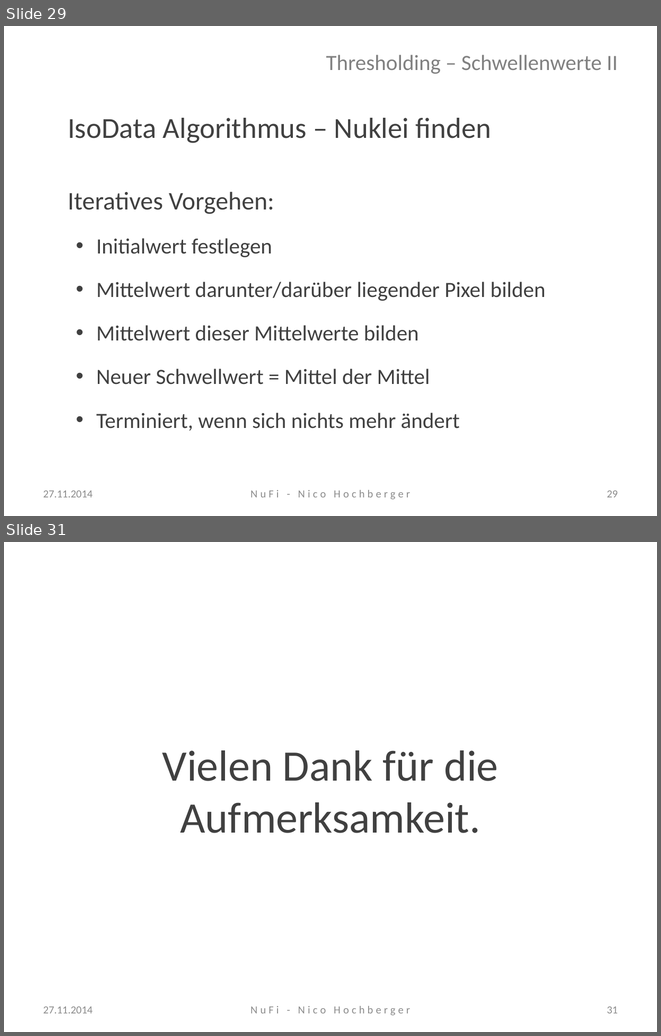
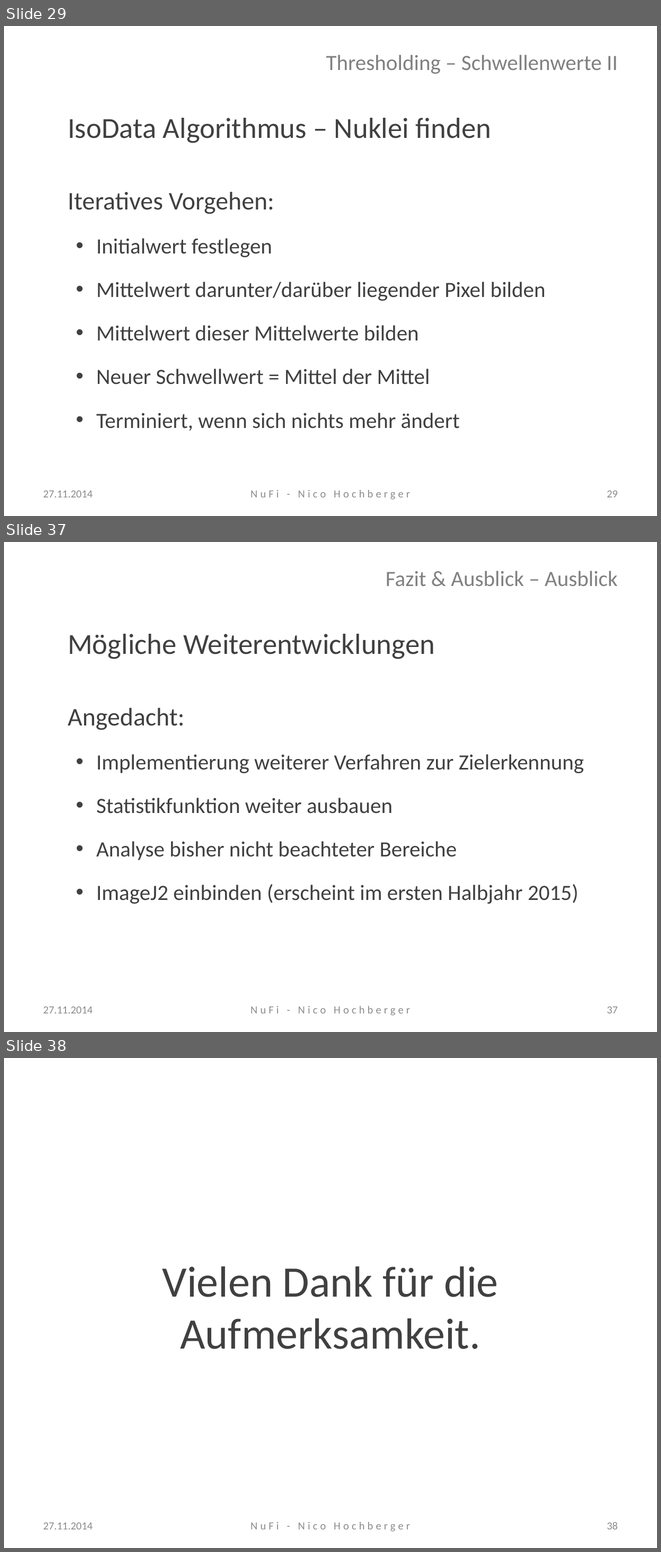
Before and after one commit to nhochberger/NuFiDocumentation, a slide deck: presentation/NuFi-Vortrag.pptx. Shown one above the other, each under a label of ours: slides 29 and 31 before the commit, slides 29, 37 and 38 after it; the slides between them are not shown. The pictures are 661x1036 and 661x1552 pixels, drawn with LibreOffice and Linux fonts; fonts in the diff are those of the drawing; background and template pictures are left out. Boxes give left, top, right and bottom in pixels: in the first picture for what was removed or moved away, otherwise in the second. Text is boxed around its words. In the diff, an @@ line names an element or a change of style, - is before the commit and + after.

```diff
--- a/presentation/NuFi-Vortrag.pptx
+++ b/presentation/NuFi-Vortrag.pptx
@@ slide 37 added at <box>4,542,657,1032</box>, background #FFFFFF @@
@@ title added at <box>386,571,618,586</box>, 24 pt, text #808080 @@
+Fazit & Ausblick – Ausblick
@@ text added at <box>68,634,584,903</box>, 24 pt, text #404040 @@
+Mögliche Weiterentwicklungen
+Angedacht:
+  • Implementierung weiterer Verfahren zur Zielerkennung
+  • Statistikfunktion weiter ausbauen
+  • Analyse bisher nicht beachteter Bereiche
+  • ImageJ2 einbinden (erscheint im ersten Halbjahr 2015)
@@ text added at <box>43,1006,93,1013</box>, 12 pt, text #8C8C8C @@
+27.11.2014
@@ text added at <box>250,1006,410,1015</box>, 12 pt, text #8C8C8C @@
+NuFi - Nico Hochberger
@@ page number added at <box>607,1006,618,1013</box>, 12 pt, text #8C8C8C @@
+37
@@ what was slide 31 is now slide 38 @@
@@ page number at <box>607,1522,618,1529</box>: text changed @@
-31
+38
```
Also in this commit, not shown: 3 slides changed, 6 other slides added, 1 other file.
